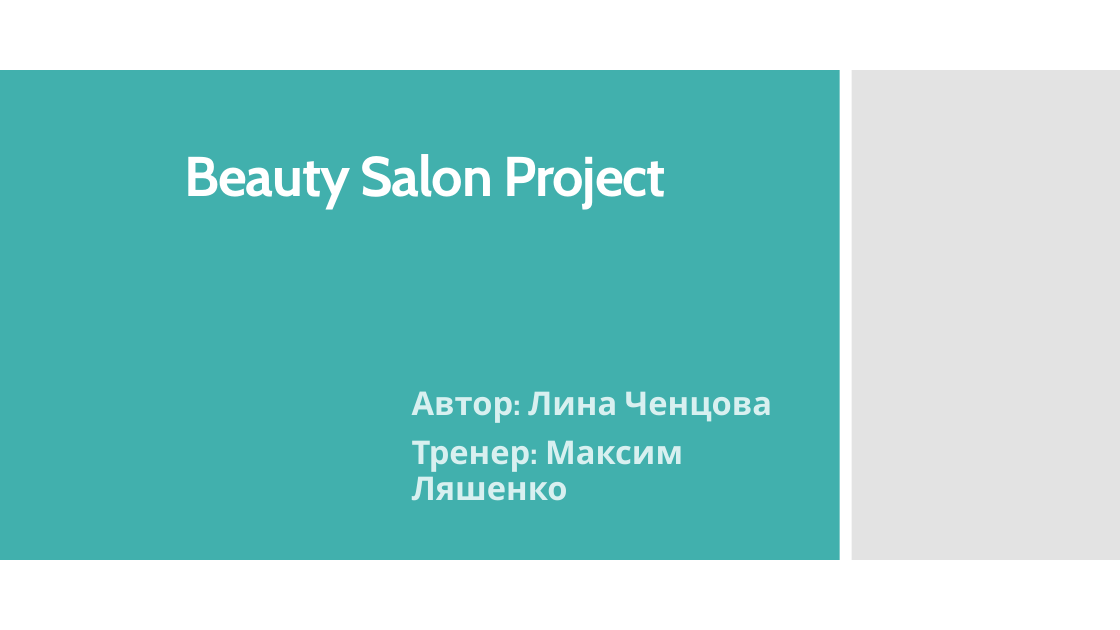
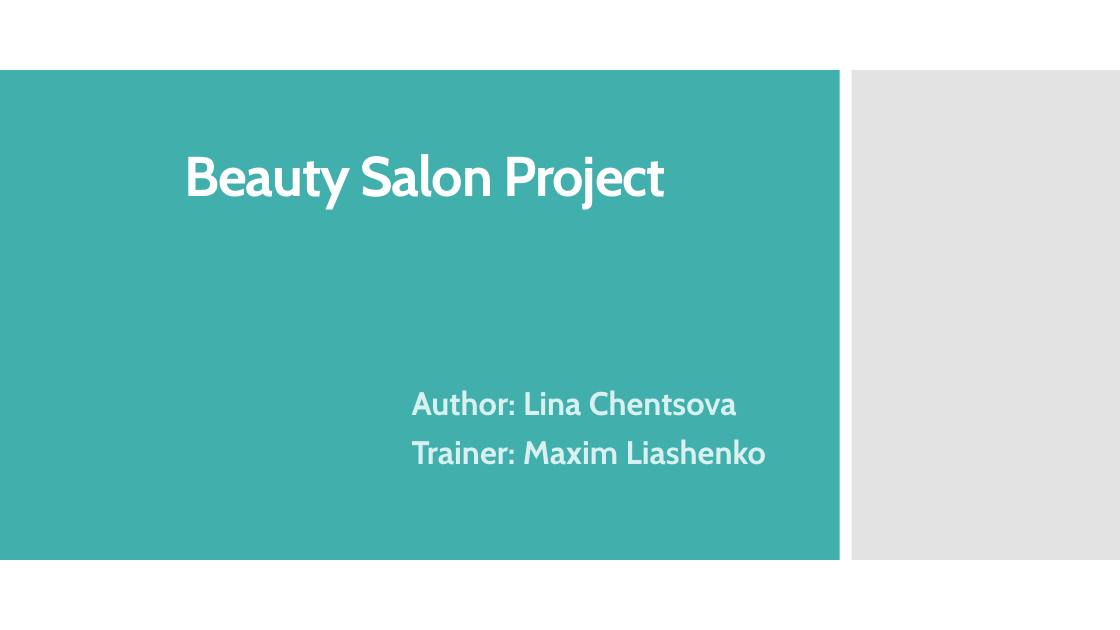
Before and after one commit to sittingonunicorn/beauty_salon_spring_project, a slide deck: slide 1 of Beauty Salon Project.pptx. Drawn at 1120x630 pixels with LibreOffice and Linux fonts; fonts in the diff are those of the drawing. Boxes give left, top, right and bottom in pixels: in the first picture for what was removed or moved away, otherwise in the second. Text is boxed around its words. In the diff, an @@ line names an element or a change of style, - is before the commit and + after.

```diff
--- a/Beauty Salon Project.pptx
+++ b/Beauty Salon Project.pptx
@@ subtitle at (412,390,766,465): text changed @@
-Автор: Лина Ченцова
-Тренер: Максим Ляшенко
+Author: Lina Chentsova
+Trainer: Maxim Liashenko
```
Also in this commit, not shown: 2 other slides changed, 2 slides added, 3 slides removed, 32 other files.
